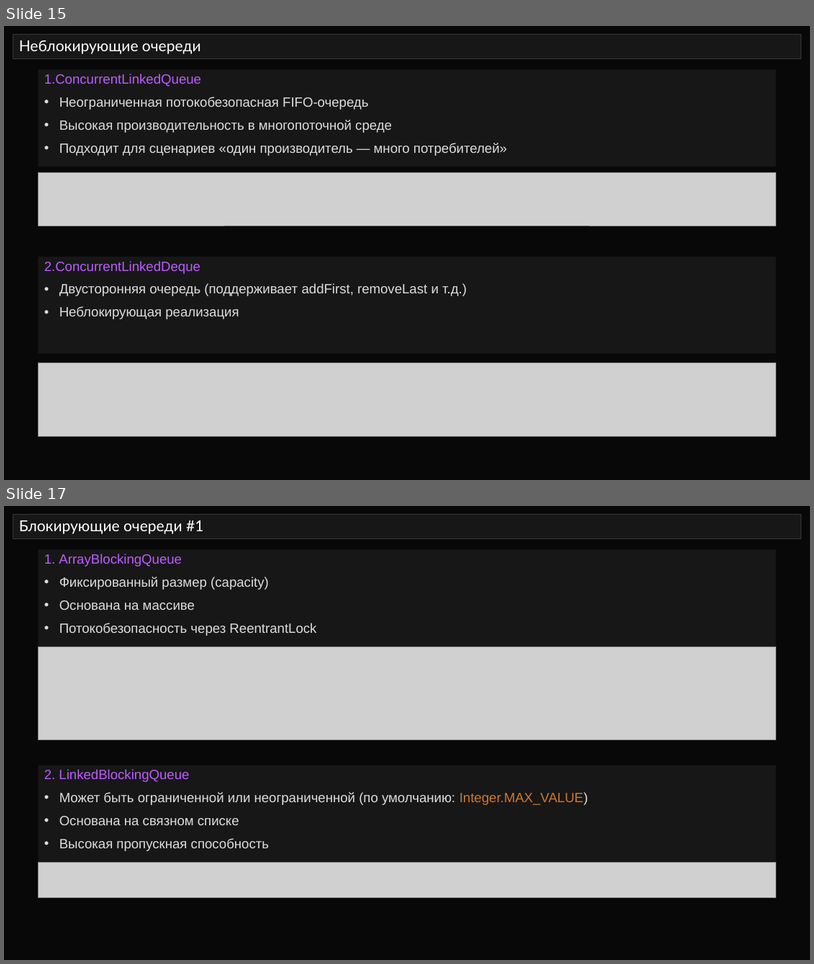
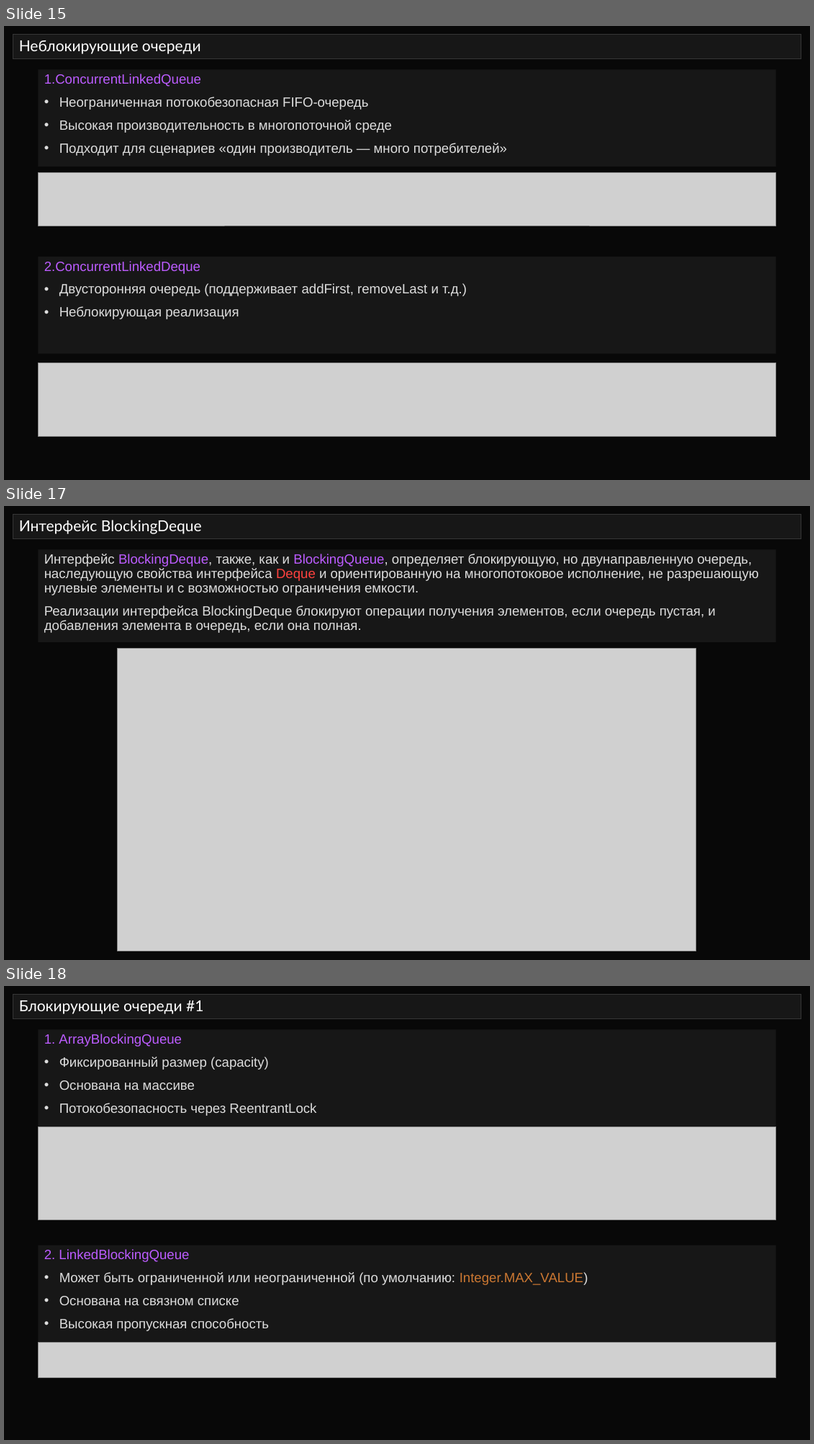
Before and after one commit to semusv/SIB_Concurrent, a slide deck: Concurrent_v1.pptx. Shown one above the other, each under a label of ours: slides 15 and 17 before the commit, slides 15, 17 and 18 after it; the slides between them are not shown. The pictures are 814x964 and 814x1444 pixels, drawn with LibreOffice and Linux fonts; fonts in the diff are those of the drawing; grey boxes stand for pictures. Boxes give left, top, right and bottom in pixels: in the first picture for what was removed or moved away, otherwise in the second. Text is boxed around its words. In the diff, an @@ line names an element or a change of style, - is before the commit and + after.

```diff
--- a/Concurrent_v1.pptx
+++ b/Concurrent_v1.pptx
@@ slide 17 added at box(4, 506, 810, 960), background #080808 @@
@@ title added at box(13, 515, 802, 538), fill #171717, outline #373737 0.75 pt, 18 pt, text #FFFFFF @@
+Интерфейс BlockingDeque
@@ rectangle added at box(38, 549, 776, 642), fill #171717, 16 pt, text #DDDDDD @@
+Интерфейс BlockingDeque, также, как и BlockingQueue, определяет блокирующую, но двунаправленную очередь, наследующую свойства интерфейса Deque и ориентированную на многопотоковое исполнение, не разрешающую нулевые элементы и с возможностью ограничения емкости.
+Реализации интерфейса BlockingDeque блокируют операции получения элементов, если очередь пустая, и добавления элемента в очередь, если она полная.
@@ picture added at box(118, 648, 697, 951) @@
@@ what was slide 17 is now slide 18 @@
```
Also in this commit, not shown: 2 slides changed, 6 other slides added, 33 slides removed, 6 other files.
